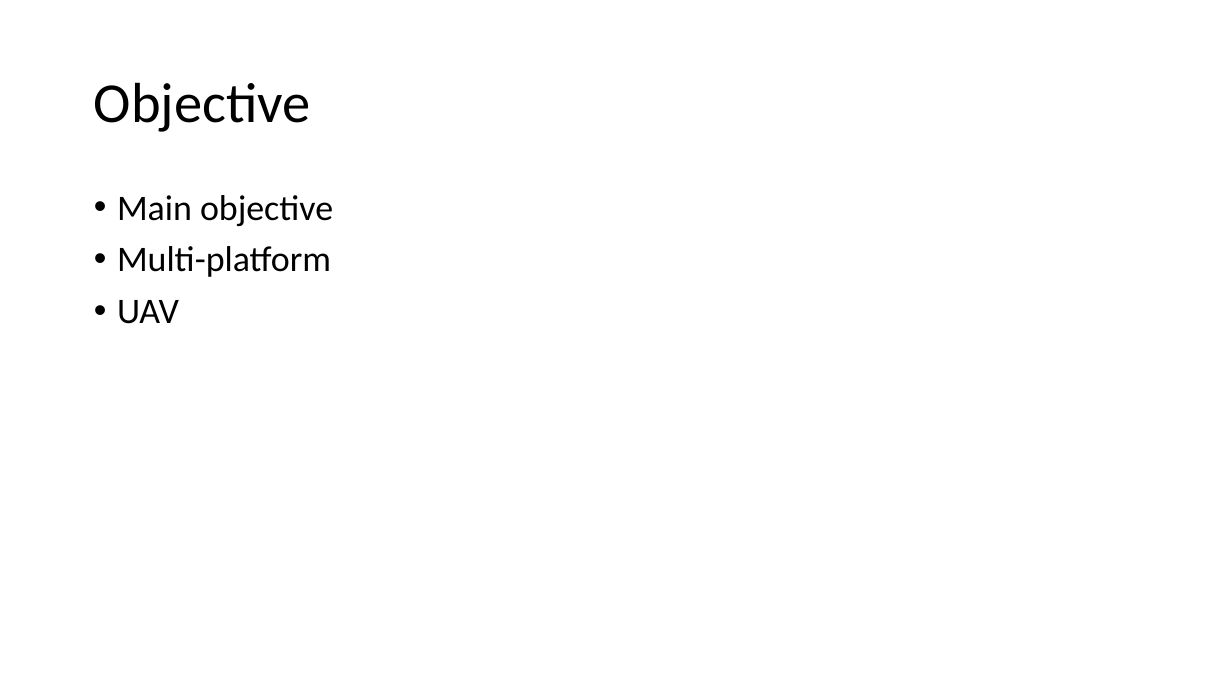
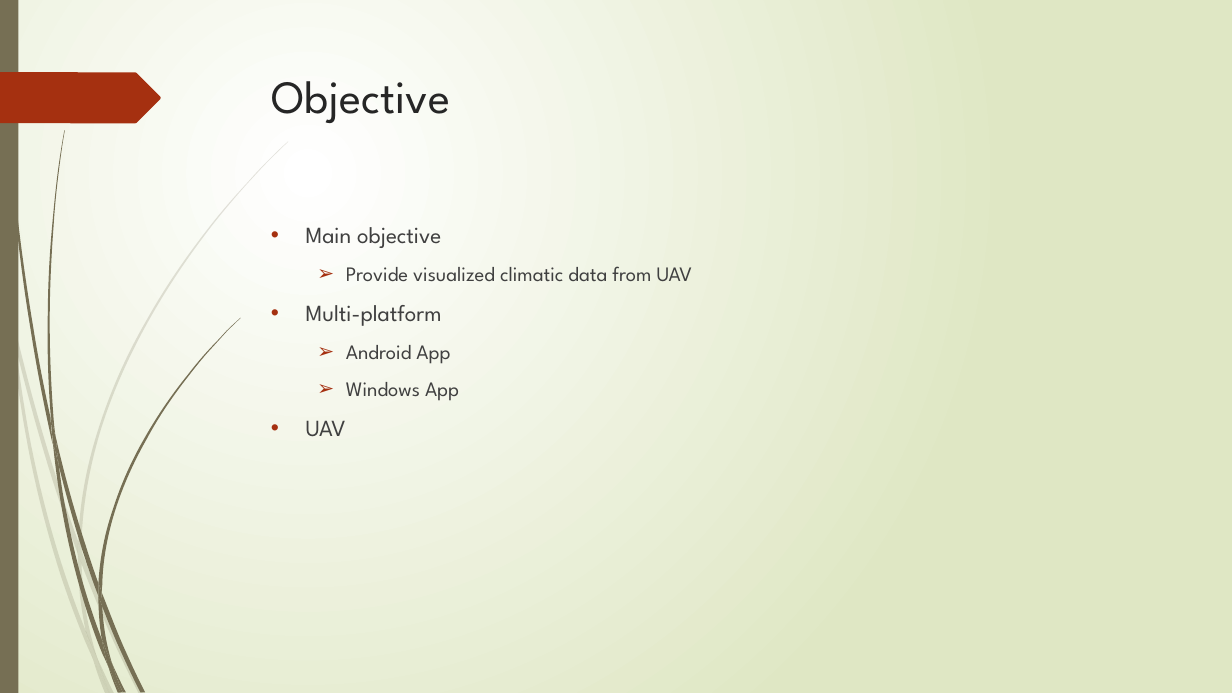
Before and after one commit to Ethan7102/FYP, a slide deck: slide 3 of FYP_document/Interim Report/Interim Report.pptx. Drawn at 1232x693 pixels with LibreOffice and Linux fonts; fonts in the diff are those of the drawing. Boxes give left, top, right and bottom in pixels: in the first picture for what was removed or moved away, otherwise in the second. Text is boxed around its words. In the diff, an @@ line names an element or a change of style, - is before the commit and + after.

```diff
--- a/FYP_document/Interim Report/Interim Report.pptx
+++ b/FYP_document/Interim Report/Interim Report.pptx
@@ background #FFFFFF to gradient #FFFFFF to #DFE8C4 @@
@@ rectangle added at (0, 0, 18, 693), fill #766F54 @@
@@ freeform shape added at (0, 72, 161, 123), fill #A53010 @@
@@ title "Objective": place and size @@
-title "Objective" at (94, 82, 311, 132)
+title "Objective" at (271, 81, 450, 123)
@@ title "Objective" at (271, 81, 450, 123): size 44 to 36 pt, font Calibri to League Spartan, text colour #000000 to #262626; line spacing 0.9 to 1; vertical alignment middle to top @@
@@ text "Main objective": place and size @@
-text "Main objective" at (117, 195, 333, 324)
+text "Main objective" at (306, 227, 692, 437)
@@ text at (306, 227, 442, 437): size 28 to 18 pt, font Calibri to League Spartan, text colour #000000 to #404040 in "Main objective", "Multi-platform", "UAV"; indent changed; line spacing 0.9 to 1 @@
@@ text at (346, 266, 692, 282): paragraph added @@
+  ➢ Provide visualized climatic data from UAV
@@ text at (346, 345, 459, 401): paragraphs added @@
+  ➢ Android App
+  ➢ Windows App
@@ group added at (0, 141, 288, 693): 10 freeform shapes @@
@@ group added at (3, 0, 240, 693): 12 freeform shapes @@
```
Also in this commit, not shown: 3 other slides changed, 14 slides added, 1 slide removed, 16 other files.
